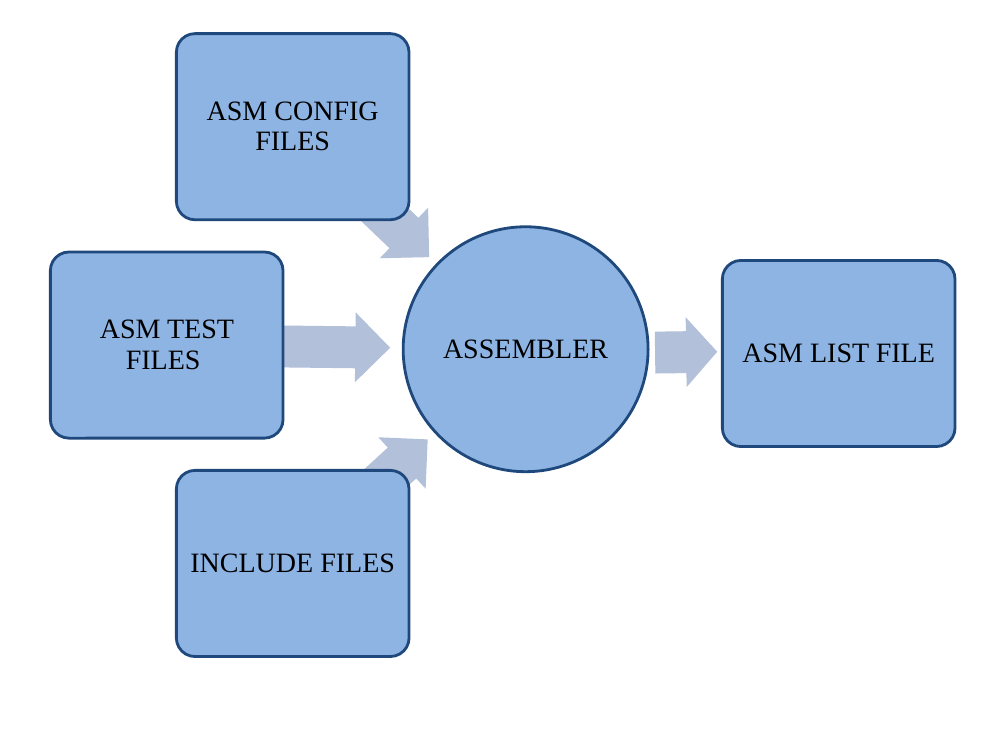
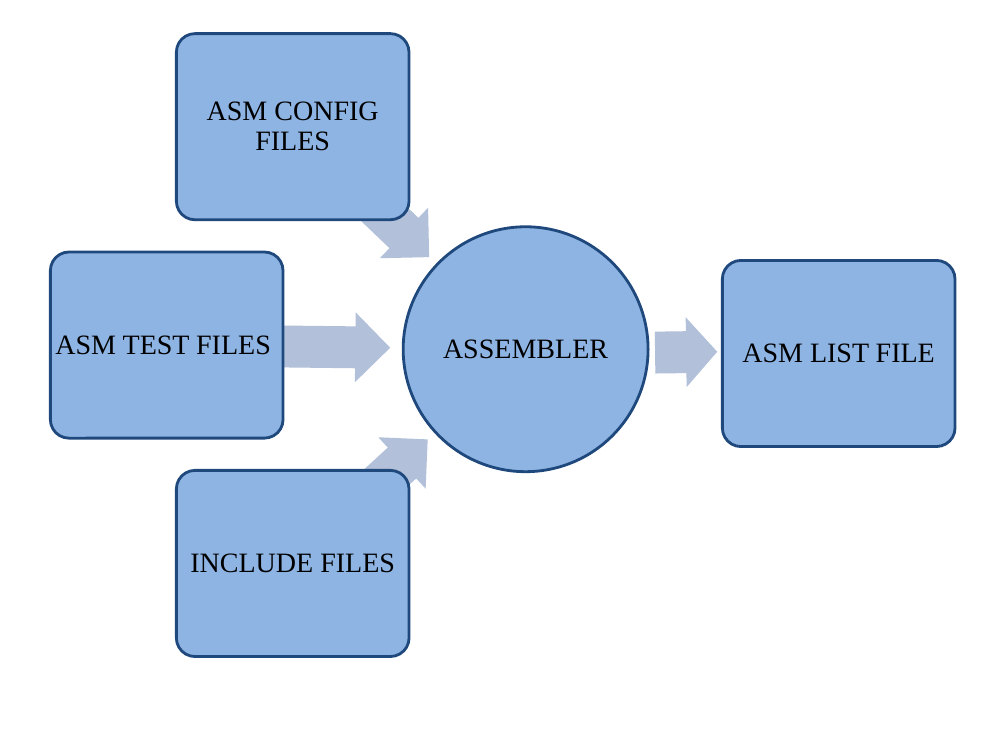
Before and after one commit to miramohan/thesis_first, a slide deck: slide 3 of pptFigures.pptx (slide 4 before the commit). Drawn at 1008x756 pixels with LibreOffice and Linux fonts; fonts in the diff are those of the drawing. Boxes give left, top, right and bottom in pixels: in the first picture for what was removed or moved away, otherwise in the second. Text is boxed around its words. In the diff, an @@ line names an element or a change of style, - is before the commit and + after.

```diff
--- a/pptFigures.pptx
+++ b/pptFigures.pptx
@@ text "ASM TEST FILES" rewrapped from (100,319,234,370) to (55,335,271,355) @@
```
Also in this commit, not shown: 8 other slides changed, 2 slides added, 1 slide removed, 7 other files.
